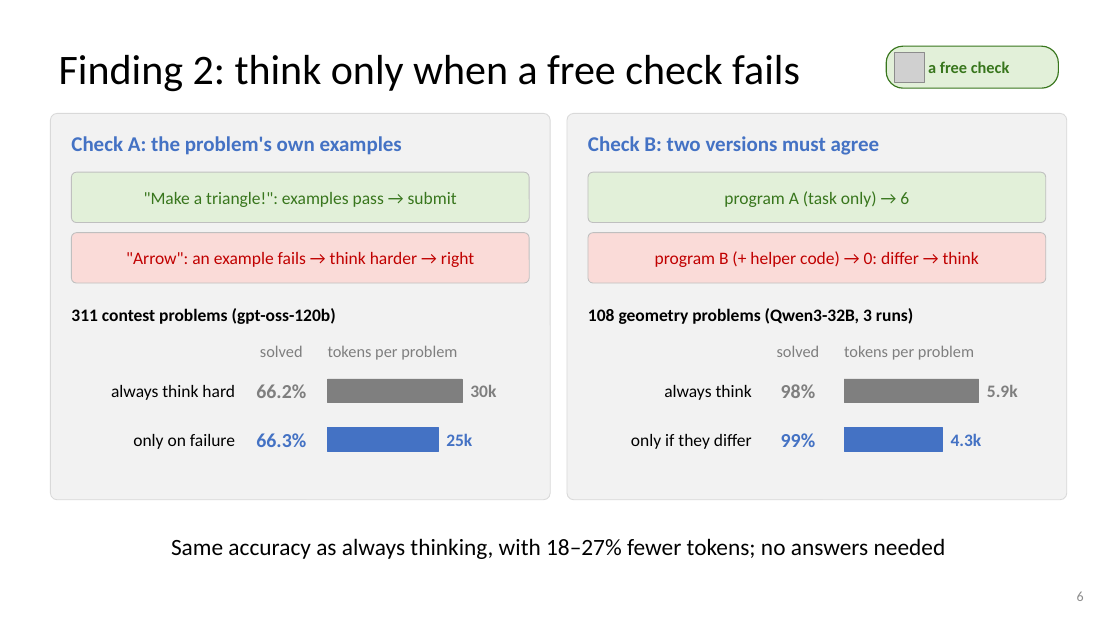
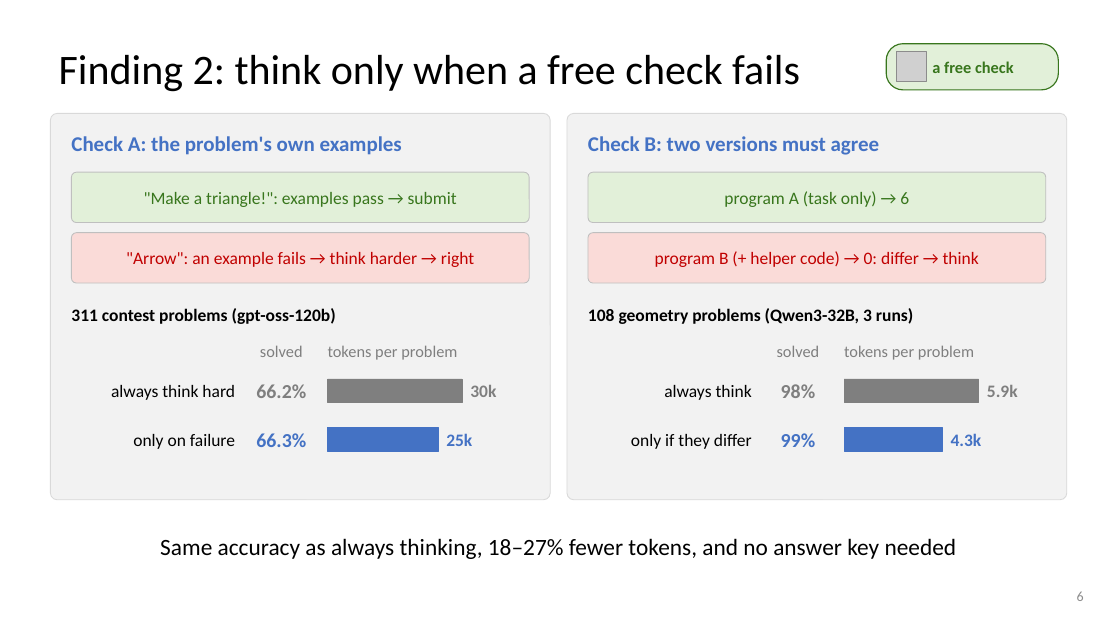
Before and after one commit to dlwns147/CSED490E_Project_Team5, a slide deck: slide 6 of PROPOSAL_slides.pptx. Drawn at 1120x630 pixels with LibreOffice and Linux fonts; fonts in the diff are those of the drawing; grey boxes stand for pictures. Boxes give left, top, right and bottom in pixels: in the first picture for what was removed or moved away, otherwise in the second. Text is boxed around its words. In the diff, an @@ line names an element or a change of style, - is before the commit and + after.

```diff
--- a/PROPOSAL_slides.pptx
+++ b/PROPOSAL_slides.pptx
@@ rounded rectangle at [886, 44, 1059, 90]: proportions changed @@
@@ text "a free check": place and size @@
-text "a free check" at [928, 61, 1010, 73]
+text "a free check" at [932, 61, 1014, 73]
@@ text at [160, 538, 957, 559]: text changed @@
-Same accuracy as always thinking, with 18–27% fewer tokens; no answers needed
+Same accuracy as always thinking, 18–27% fewer tokens, and no answer key needed
```
Also in this commit, not shown: 6 other slides changed, 3 other files.
